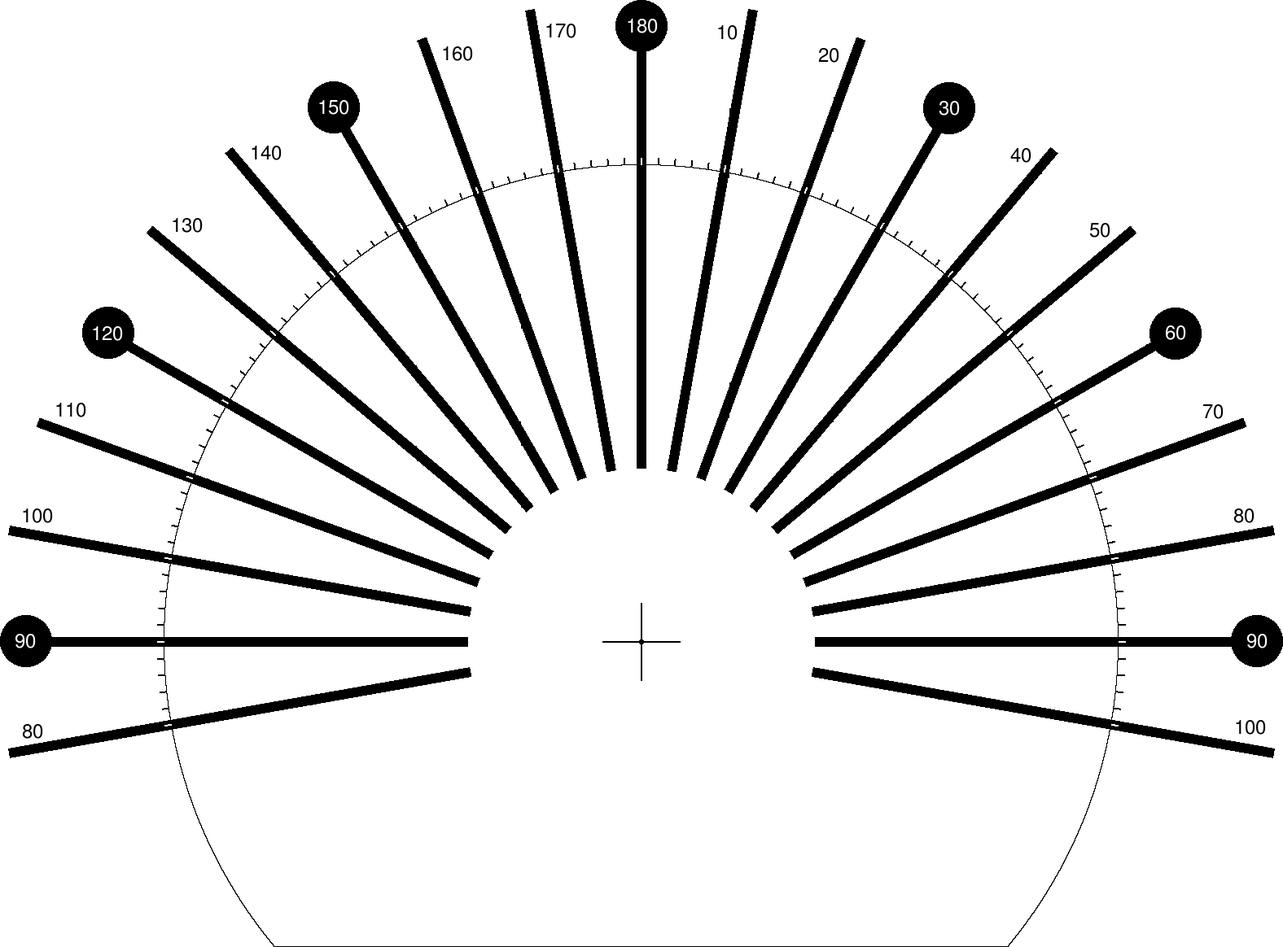
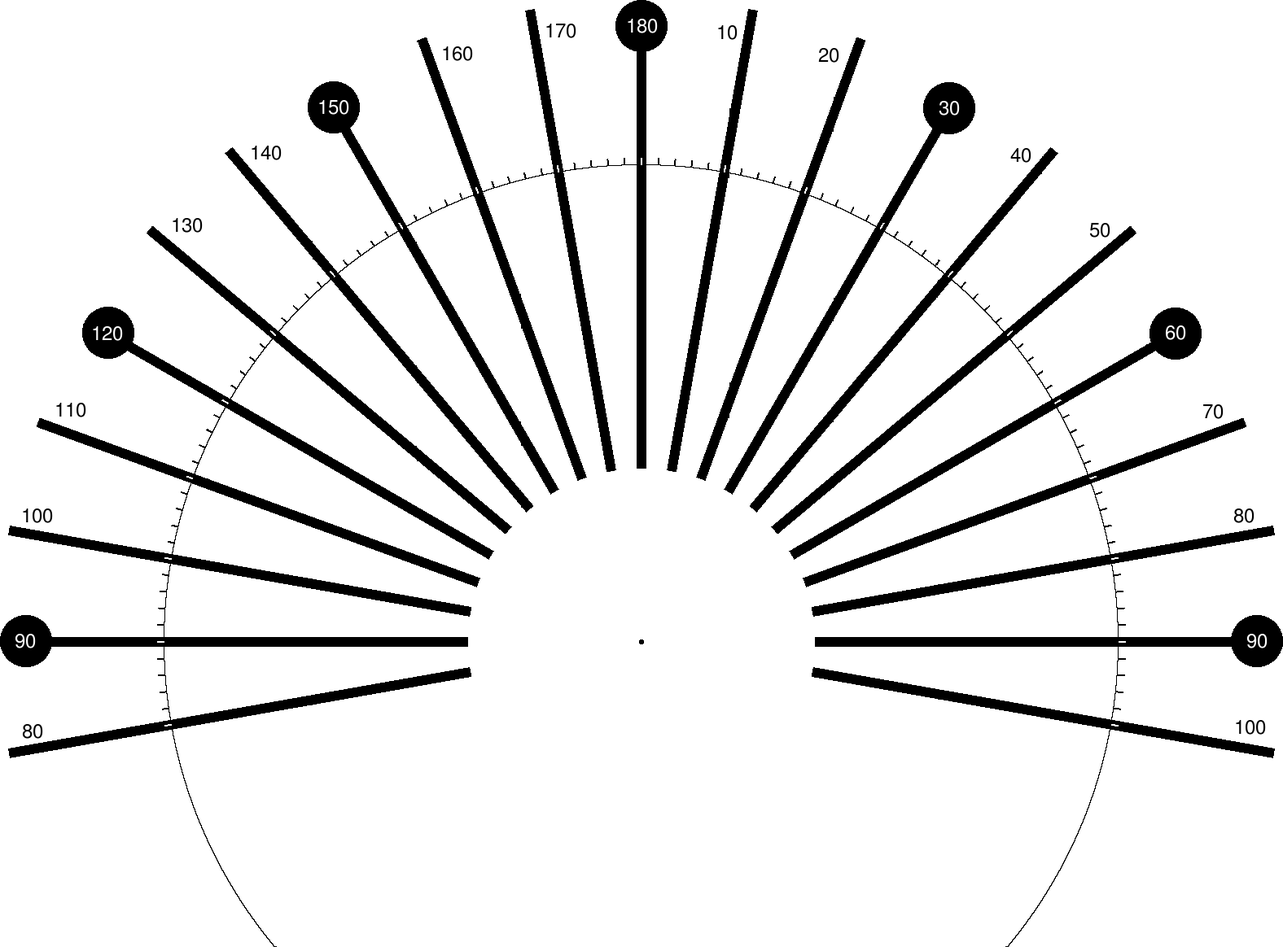
Revision of a layered 1283 x 947 image; what changed, layer by layer:
removed layer "Guides" over (602, 603, 681, 682)
painted on "Disc Outline" over (276, 603, 1006, 947)
